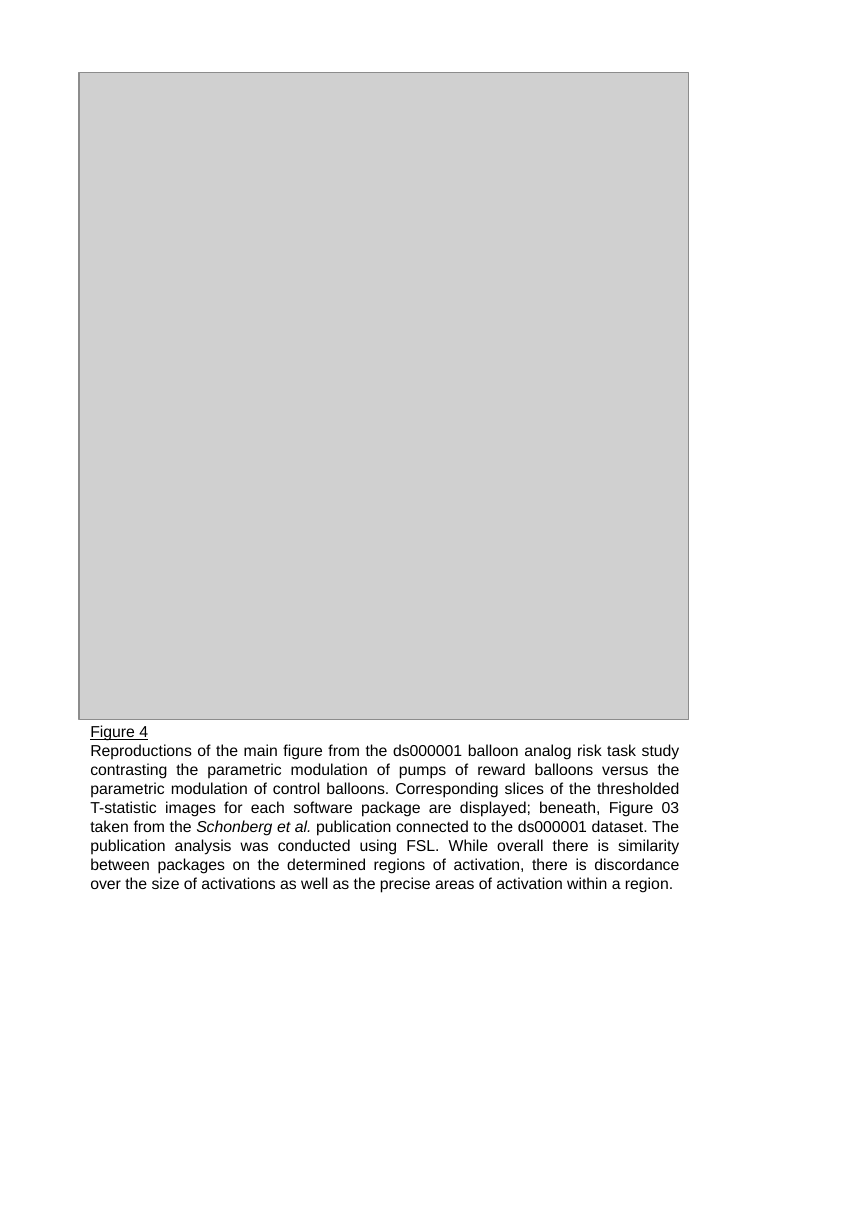
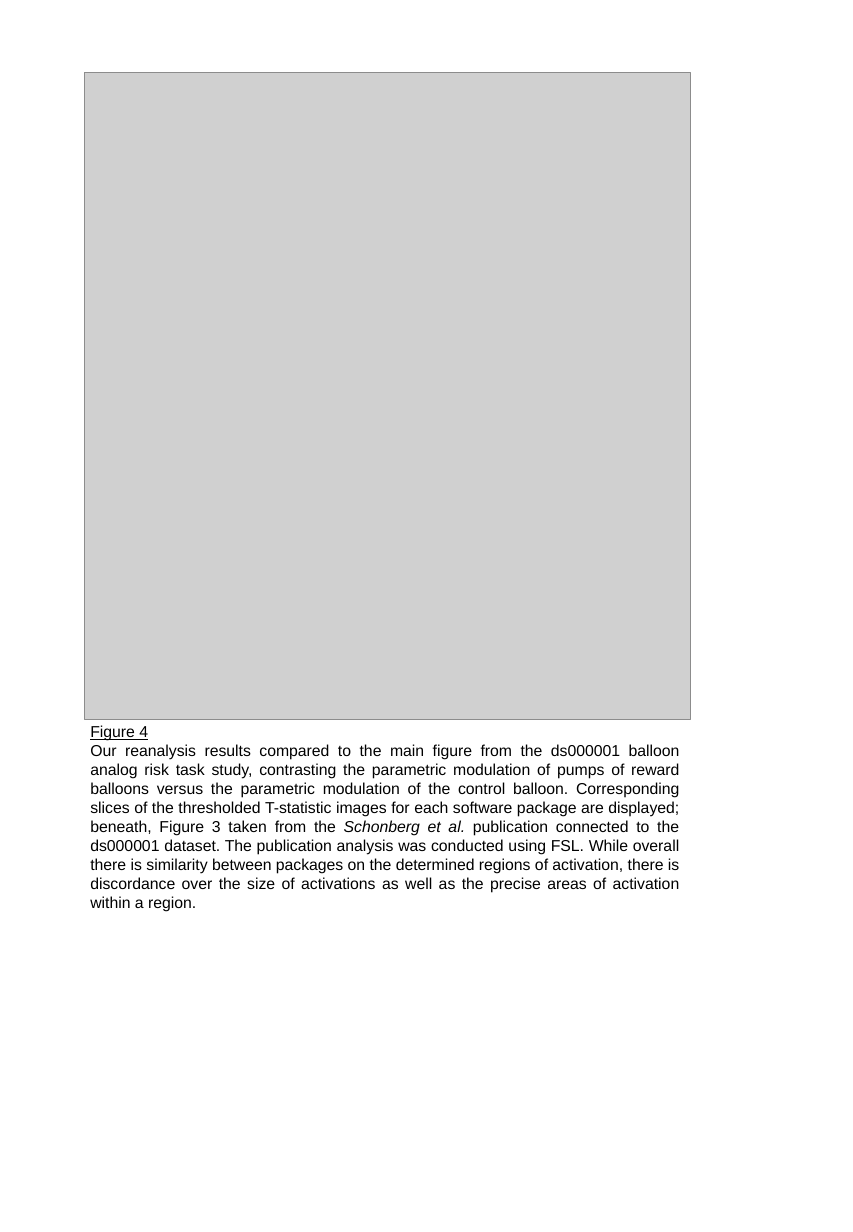
Before and after one commit to NISOx-BDI/Software_Comparison, a slide deck: slide 5 of publication-figures-portrait.pptx (slide 3 before the commit). Drawn at 853x1232 pixels with LibreOffice and Linux fonts; fonts in the diff are those of the drawing; grey boxes stand for pictures. Boxes give left, top, right and bottom in pixels: in the first picture for what was removed or moved away, otherwise in the second. Text is boxed around its words. In the diff, an @@ line names an element or a change of style, - is before the commit and + after.

Commit message:
figures converted to pdf, new figures of thresholded and unthresholded stat images

```diff
--- a/publication-figures-portrait.pptx
+++ b/publication-figures-portrait.pptx
@@ picture: place and size @@
-picture at bbox=[78, 73, 688, 720]
+picture at bbox=[84, 73, 690, 720]
@@ text at bbox=[90, 744, 680, 912]: text changed @@
-Reproductions of the main figure from the ds000001 balloon analog risk task study contrasting the parametric modulation of pumps of reward balloons versus the parametric modulation of control balloons. Corresponding slices of the thresholded T-statistic images for each software package are displayed; beneath, Figure 03 taken from the Schonberg et al. publication connected to the ds000001 dataset. The publication analysis was conducted using FSL. While overall there is similarity between packages on the determined regions of activation, there is discordance over the size of activations as well as the precise areas of activation within a region.
+Our reanalysis results compared to the main figure from the ds000001 balloon analog risk task study, contrasting the parametric modulation of pumps of reward balloons versus the parametric modulation of the control balloon. Corresponding slices of the thresholded T-statistic images for each software package are displayed; beneath, Figure 3 taken from the Schonberg et al. publication connected to the ds000001 dataset. The publication analysis was conducted using FSL. While overall there is similarity between packages on the determined regions of activation, there is discordance over the size of activations as well as the precise areas of activation within a region.
```
Also in this commit, not shown: 4 other slides changed, 2 slides added, 26 other files.
